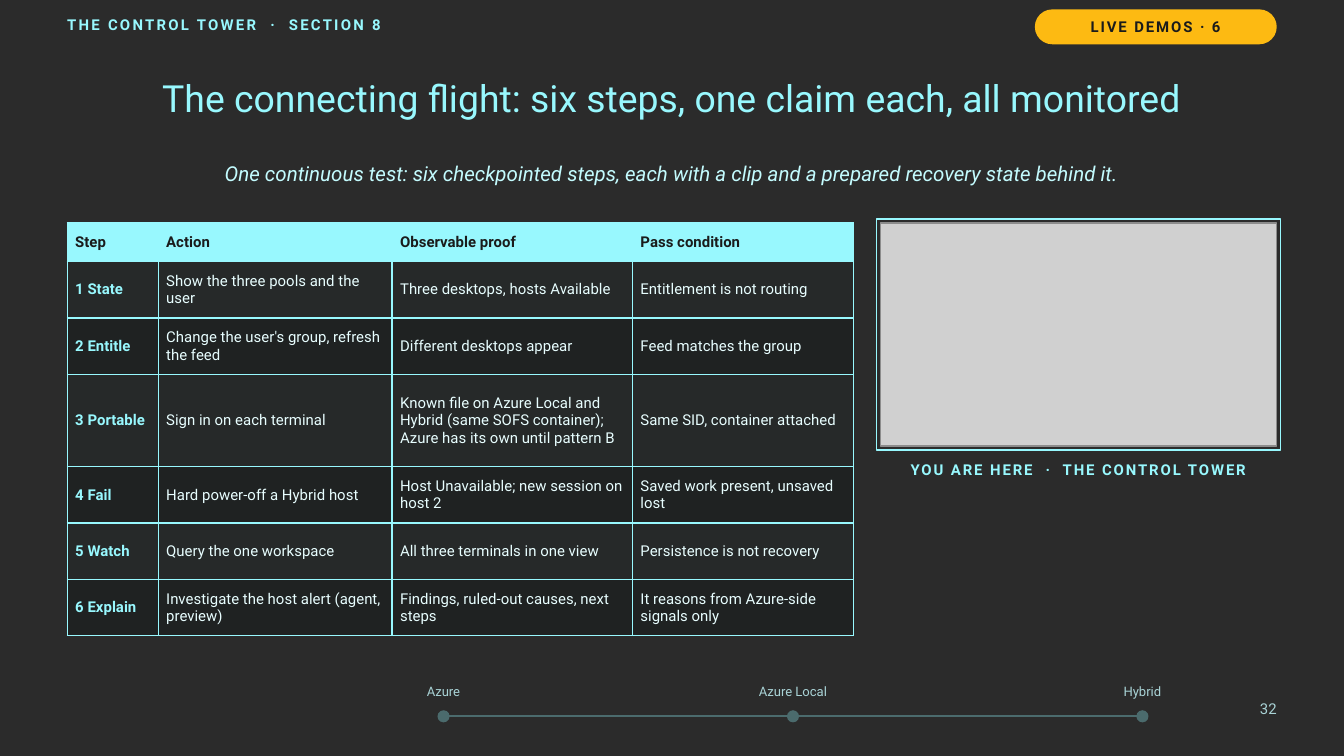
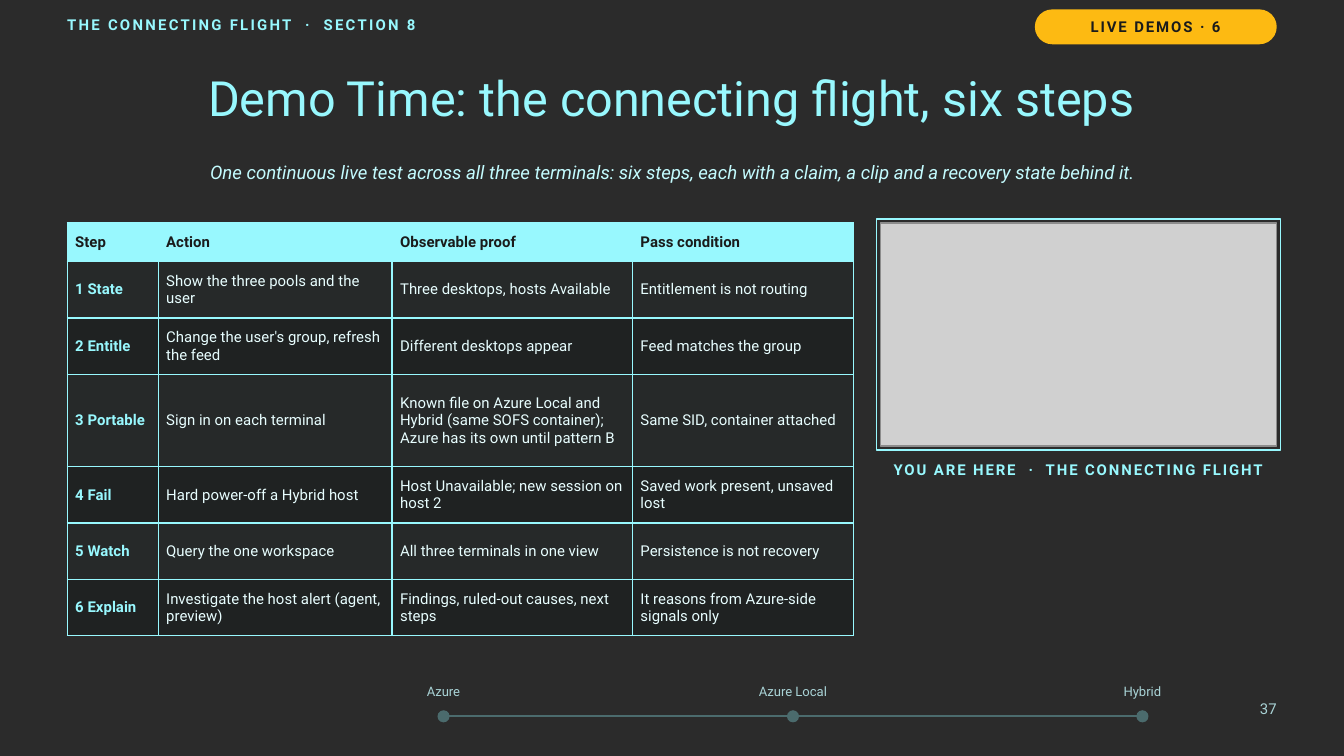
Before and after one commit to thisismydemo/nic2026_avd, a slide deck: slide 37 of presentation/AVD_Anywhere_NIC2026.pptx (slide 32 before the commit). Drawn at 1344x756 pixels with LibreOffice and Linux fonts; fonts in the diff are those of the drawing; grey boxes stand for pictures; background and template pictures are left out; a plain dark background stands for a picture behind light text. Boxes give left, top, right and bottom in pixels: in the first picture for what was removed or moved away, otherwise in the second. Text is boxed around its words. In the diff, an @@ line names an element or a change of style, - is before the commit and + after.

```diff
--- a/presentation/AVD_Anywhere_NIC2026.pptx
+++ b/presentation/AVD_Anywhere_NIC2026.pptx
@@ text at (67,19,416,30): text changed @@
-THE CONTROL TOWER · SECTION 8
+THE CONNECTING FLIGHT · SECTION 8
@@ title at (208,79,1134,126): text changed; size 20 to 26 pt @@
-The connecting flight: six steps, one claim each, all monitored
+Demo Time: the connecting flight, six steps
@@ text at (210,165,1134,183): text changed; size 11 to 10 pt @@
-One continuous test: six checkpointed steps, each with a clip and a prepared recovery state behind it.
+One continuous live test across all three terminals: six steps, each with a claim, a clip and a recovery state behind it.
@@ text at (894,464,1263,475): text changed @@
-YOU ARE HERE · THE CONTROL TOWER
+YOU ARE HERE · THE CONNECTING FLIGHT
@@ text at (1260,703,1277,714): text changed @@
-32
+37
```
Also in this commit, not shown: 24 other slides changed, 15 slides added, 8 slides removed, 1 other file.
